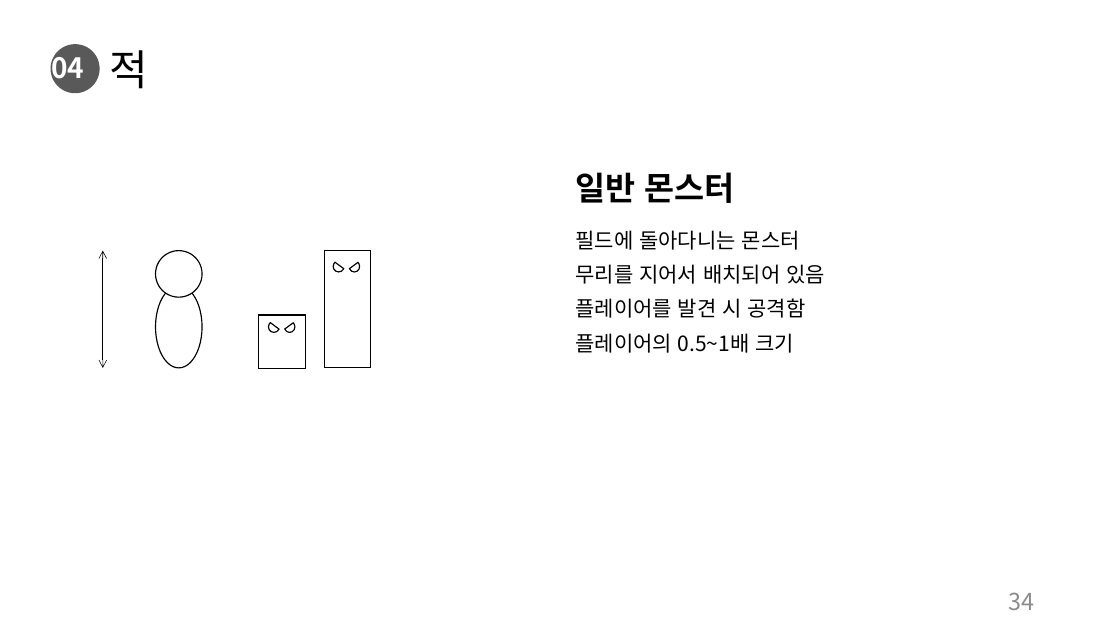
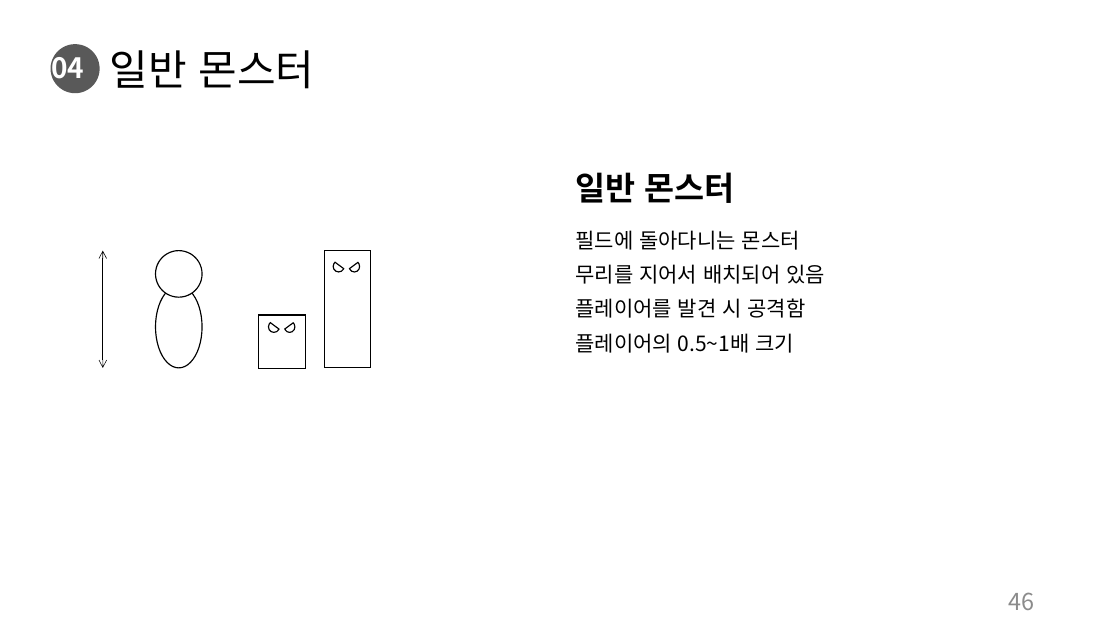
Before and after one commit to charobe/HDB, a slide deck: slide 46 of 조영욱/하자 드 바이오.pptx (slide 34 before the commit). Drawn at 1120x630 pixels with LibreOffice and Linux fonts; fonts in the diff are those of the drawing. Boxes give left, top, right and bottom in pixels: in the first picture for what was removed or moved away, otherwise in the second. Text is boxed around its words. In the diff, an @@ line names an element or a change of style, - is before the commit and + after.

```diff
--- a/조영욱/하자 드 바이오.pptx
+++ b/조영욱/하자 드 바이오.pptx
@@ title at [110, 50, 315, 89]: text changed @@
-적
+일반 몬스터
@@ page number at [1009, 592, 1035, 610]: text changed @@
-34
+46
```
Also in this commit, not shown: 3 other slides changed, 7 slides added.
